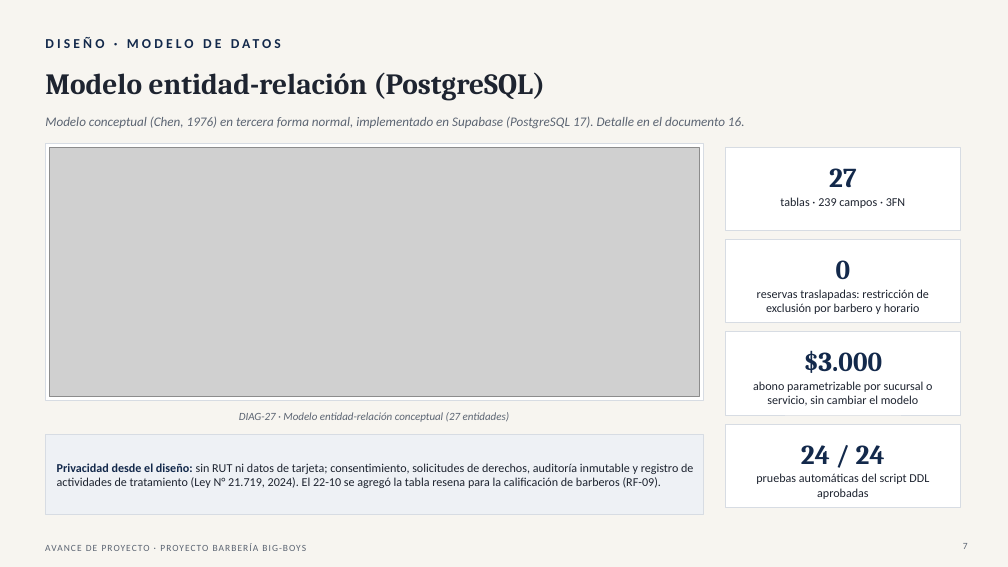
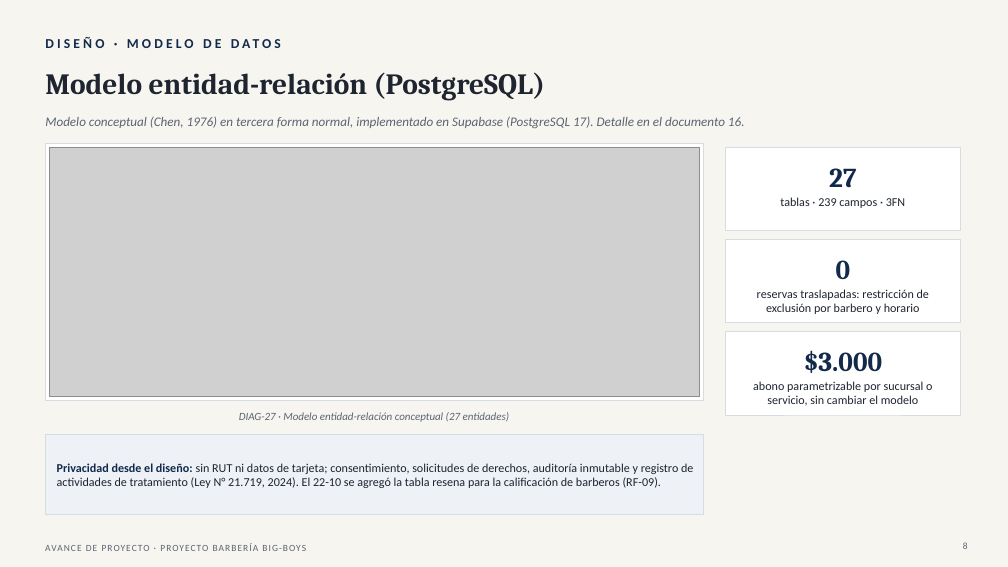
Before and after one commit to Yerko-Rosales/Proyecto_Barberia, a slide deck: slide 8 of Fase 2/Seguimiento semanal/Seguimiento_Roadmap_Proyecto_Barberia_22-10.pptx (slide 7 before the commit). Drawn at 1008x567 pixels with LibreOffice and Linux fonts; fonts in the diff are those of the drawing; grey boxes stand for pictures. Boxes give left, top, right and bottom in pixels: in the first picture for what was removed or moved away, otherwise in the second. Text is boxed around its words. In the diff, an @@ line names an element or a change of style, - is before the commit and + after.

```diff
--- a/Fase 2/Seguimiento semanal/Seguimiento_Roadmap_Proyecto_Barberia_22-10.pptx
+++ b/Fase 2/Seguimiento semanal/Seguimiento_Roadmap_Proyecto_Barberia_22-10.pptx
@@ rectangle removed at <box>726,424,960,507</box> @@
@@ text removed at <box>801,445,885,464</box> @@
-24 / 24
@@ text removed at <box>756,473,929,499</box> @@
-pruebas automáticas del script DDL aprobadas
@@ page number at <box>963,542,968,549</box>: text changed @@
-7
+8
```
Also in this commit, not shown: 8 other slides changed, 3 slides added, 1 other file.
